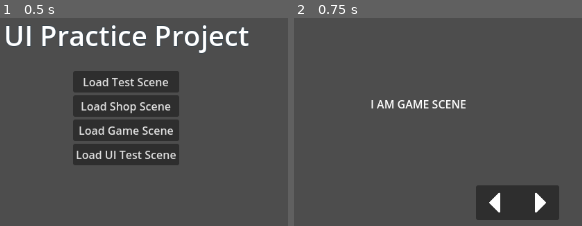
Above: before the commit, frames 1-2 (left to right).
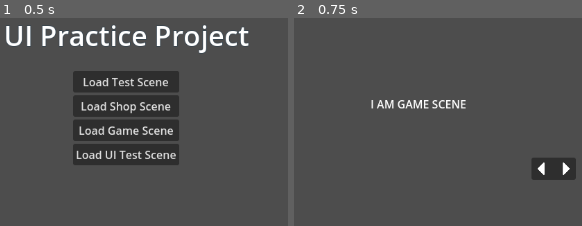
Above: after the commit, the same moments.

Repository: DSurguy/spring-2024-2d-jam
Game: Godot game, scene res://scenes/MainScene/MainScene.tscn
The game is run twice, just before and just after one commit, with the same random seed, the same clock (stepped at 60 frames per second) and the same inputs.
Inputs:
- Up to frame 1 (0.5 s): no input
- Up to frame 2 (0.75 s): click "Load Game Scene" at 0.5 s

Frame 1 is identical in both runs. In frame 2, 6.2% of the frame differs, in the area x 63-98%, y 67-98%.

Commit message:
Resize and reposition helm

Diff:
--- a/scenes/GameScene/GameScene.tscn
+++ b/scenes/GameScene/GameScene.tscn
@@ -26,6 +26,7 @@
 size = Vector2(480, 32)
 
 [sub_resource type="RectangleShape2D" id="RectangleShape2D_oke5l"]
+size = Vector2(32, 32)
 
 [sub_resource type="CircleShape2D" id="CircleShape2D_0n5r2"]
 
@@ -98,7 +99,7 @@
 [node name="Stations" type="Node2D" parent="Submarine"]
 
 [node name="Helm" type="Node2D" parent="Submarine/Stations"]
-position = Vector2(80, 20)
+position = Vector2(192, 32)
 script = ExtResource("2_atwiw")
 
 [node name="Station" type="Node2D" parent="Submarine/Stations/Helm"]
@@ -107,11 +108,14 @@
 [node name="Area2D" type="Area2D" parent="Submarine/Stations/Helm/Station"]
 
 [node name="CollisionShape2D" type="CollisionShape2D" parent="Submarine/Stations/Helm/Station/Area2D"]
-position = Vector2(118, 18)
 shape = SubResource("RectangleShape2D_oke5l")
 debug_color = Color(0.778598, 0.438096, 0.0171958, 0.42)
 
 [node name="HelmUI" parent="Submarine/Stations/Helm" instance=ExtResource("6_115t8")]
+offset_left = -32.0
+offset_top = -52.0
+offset_right = 32.0
+offset_bottom = -20.0
 
 [node name="Environment" type="Node2D" parent="."]
 position = Vector2(0, 300)
--- a/scenes/UI/Stations/Helm/HelmUI.tscn
+++ b/scenes/UI/Stations/Helm/HelmUI.tscn
@@ -7,8 +7,8 @@
 [node name="HelmUI" type="Control"]
 layout_mode = 3
 anchors_preset = 0
-offset_right = 120.0
-offset_bottom = 50.0
+offset_right = 64.0
+offset_bottom = 32.0
 script = ExtResource("1_26f2r")
 
 [node name="Panel" type="Panel" parent="."]
@@ -39,7 +39,7 @@
 alignment = 1
 
 [node name="LeftArrowTexture" type="TextureRect" parent="Panel/VBoxContainer/GridContainer/HBoxContainer"]
-custom_minimum_size = Vector2(32, 32)
+custom_minimum_size = Vector2(20, 20)
 layout_mode = 2
 texture = ExtResource("1_muxt7")
 expand_mode = 1
@@ -50,7 +50,7 @@
 alignment = 1
 
 [node name="RightArrowTexture" type="TextureRect" parent="Panel/VBoxContainer/GridContainer/HBoxContainer2"]
-custom_minimum_size = Vector2(32, 32)
+custom_minimum_size = Vector2(20, 20)
 layout_mode = 2
 texture = ExtResource("2_r4r4l")
 expand_mode = 1
